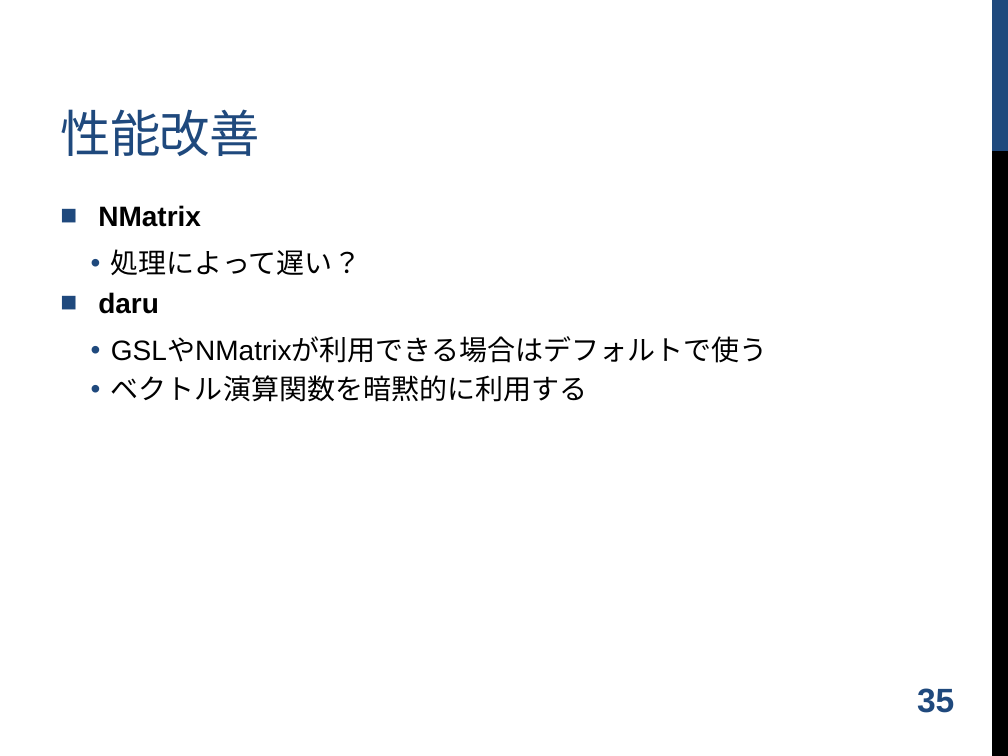
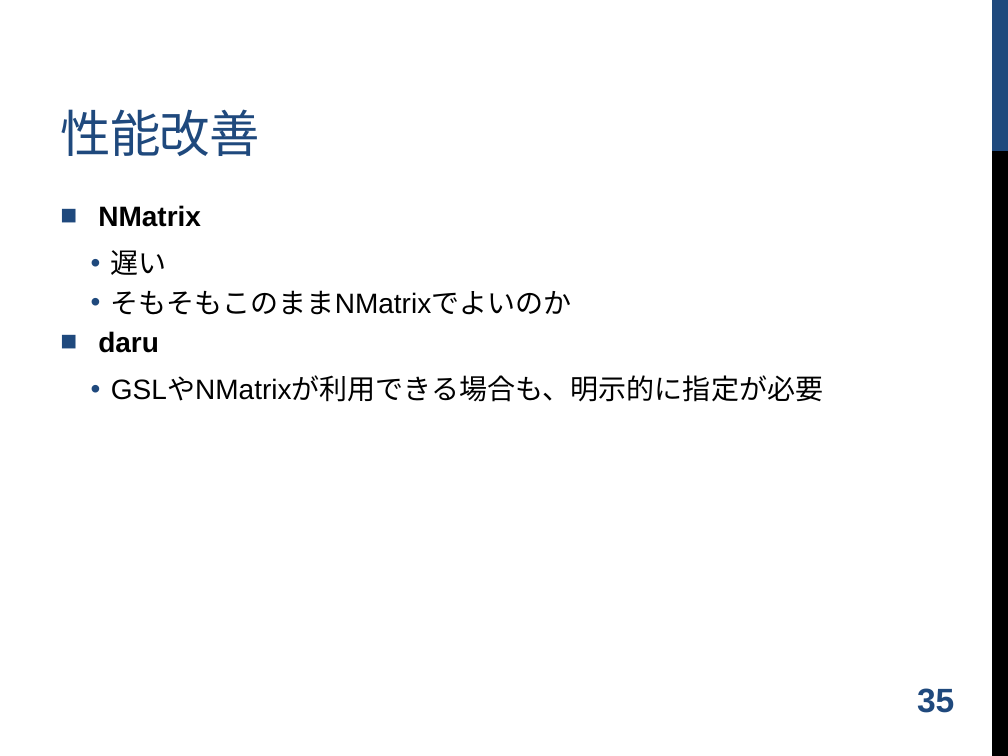
Before and after one commit to shugo/DCW2016, a slide deck: slide 36 of ruby_data_analysis.pptx. Drawn at 1008x756 pixels with LibreOffice and Linux fonts; fonts in the diff are those of the drawing; background and template pictures are left out. Boxes give left, top, right and bottom in pixels: in the first picture for what was removed or moved away, otherwise in the second. Text is boxed around its words. In the diff, an @@ line names an element or a change of style, - is before the commit and + after.

```diff
--- a/ruby_data_analysis.pptx
+++ b/ruby_data_analysis.pptx
@@ text at (x1=111, y1=250, x2=572, y2=315): text changed @@
-  • 処理によって遅い？
+  • 遅い
+  • そもそもこのままNMatrixでよいのか
@@ text at (x1=111, y1=378, x2=823, y2=402): text changed @@
-  • GSLやNMatrixが利用できる場合はデフォルトで使う
-  • ベクトル演算関数を暗黙的に利用する
+  • GSLやNMatrixが利用できる場合も、明示的に指定が必要
```
Also in this commit, not shown: 6 other slides changed, 2 other files.
